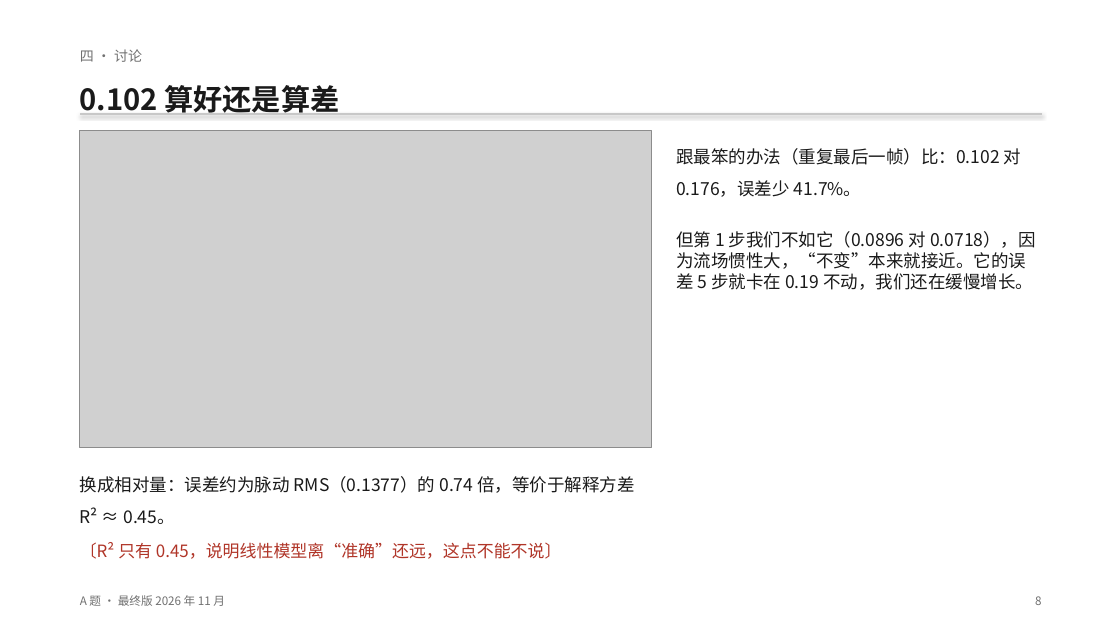
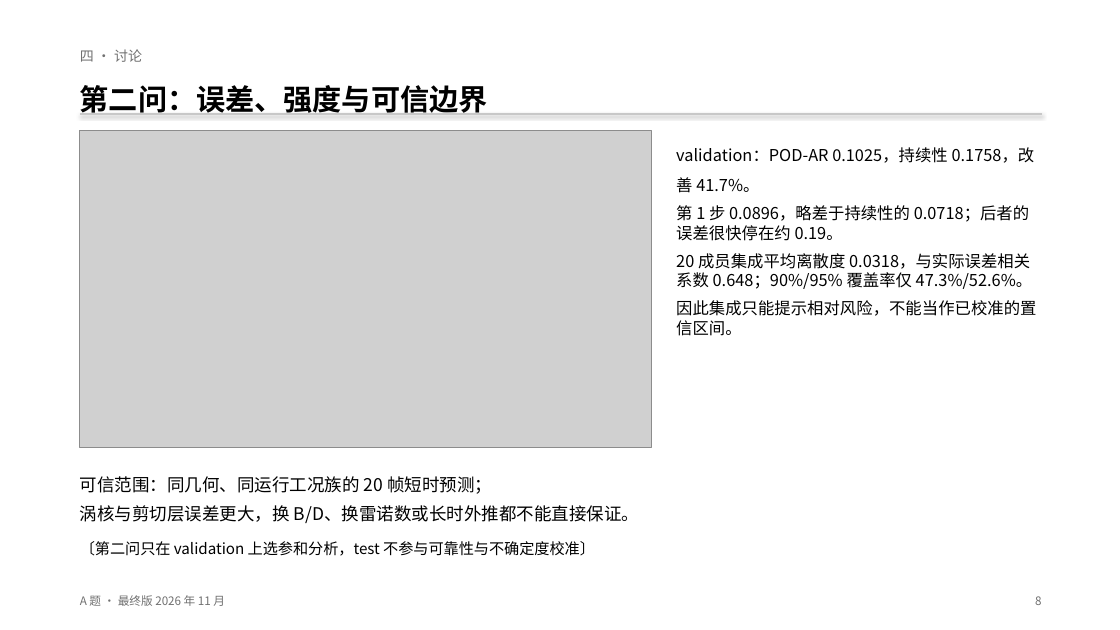
Before and after one commit to tuofeilun711/-A-, a slide deck: slide 8 of deliverables/A题_POD-AR_答辩汇报.pptx. Drawn at 1120x630 pixels with LibreOffice and Linux fonts; fonts in the diff are those of the drawing; grey boxes stand for pictures. Boxes give left, top, right and bottom in pixels: in the first picture for what was removed or moved away, otherwise in the second. Text is boxed around its words. In the diff, an @@ line names an element or a change of style, - is before the commit and + after.

Commit message:
Correct evaluation artifacts and uncertainty analysis
- add per-horizon common-reference output
- execute and report 20-member ensemble reliability
- add a strict forward-only Q3 ablation
- align validation protocol and revise the presentation

```diff
--- a/deliverables/A题_POD-AR_答辩汇报.pptx
+++ b/deliverables/A题_POD-AR_答辩汇报.pptx
@@ text at [80,85,488,113]: text changed; text colour #1A1A1A to #000000 @@
-0.102 算好还是算差
+第二问：误差、强度与可信边界
@@ text at [676,147,1036,336]: text changed; size 15 to 14 pt; text colour #1A1A1A to #000000 @@
-跟最笨的办法（重复最后一帧）比：0.102 对 0.176，误差少 41.7%。
-但第 1 步我们不如它（0.0896 对 0.0718），因为流场惯性大，“不变”本来就接近。它的误差 5 步就卡在 0.19 不动，我们还在缓慢增长。
+validation：POD-AR 0.1025，持续性 0.1758，改善 41.7%。
+第 1 步 0.0896，略差于持续性的 0.0718；后者的误差很快停在约 0.19。
+20 成员集成平均离散度 0.0318，与实际误差相关系数 0.648；90%/95% 覆盖率仅 47.3%/52.6%。
+因此集成只能提示相对风险，不能当作已校准的置信区间。
@@ text at [80,476,639,523]: text changed; text colour #1A1A1A to #000000 @@
-换成相对量：误差约为脉动 RMS（0.1377）的 0.74 倍，等价于解释方差 R² ≈ 0.45。
+可信范围：同几何、同运行工况族的 20 帧短时预测；
+涡核与剪切层误差更大，换 B/D、换雷诺数或长时外推都不能直接保证。
@@ text at [80,541,595,556]: text changed; size 14.5 to 13 pt; text colour #B03528 to #000000 @@
-〔R² 只有 0.45，说明线性模型离“准确”还远，这点不能不说〕
+〔第二问只在 validation 上选参和分析，test 不参与可靠性与不确定度校准〕
```
Also in this commit, not shown: 6 other slides changed, 23 other files.
